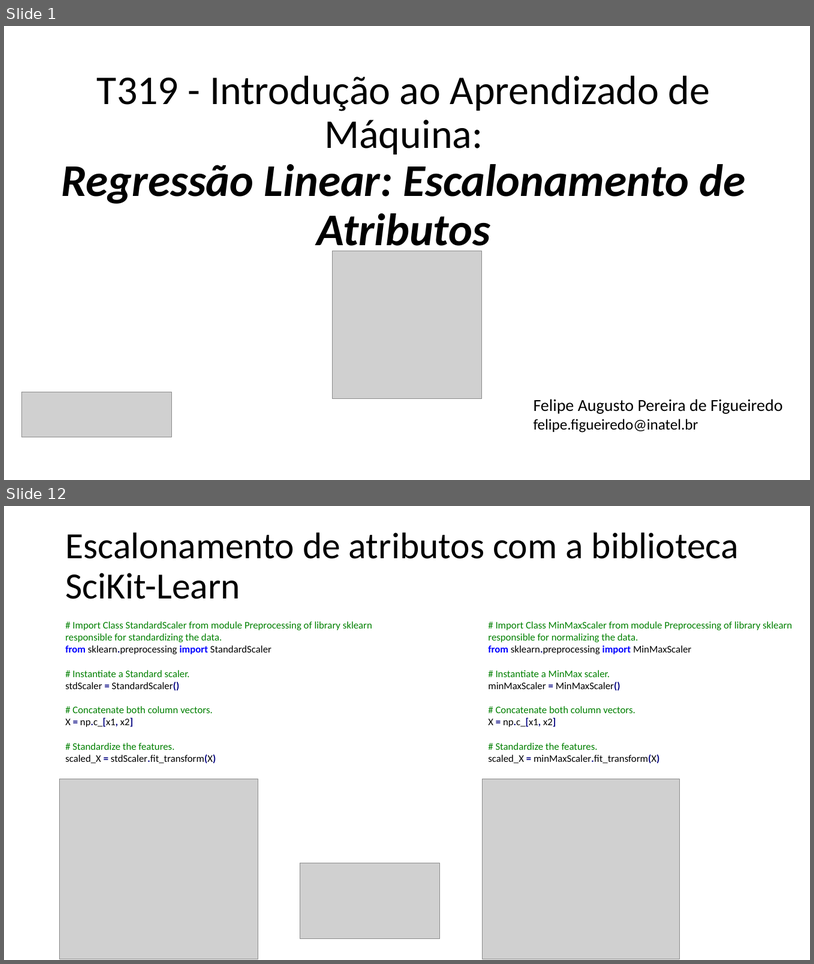
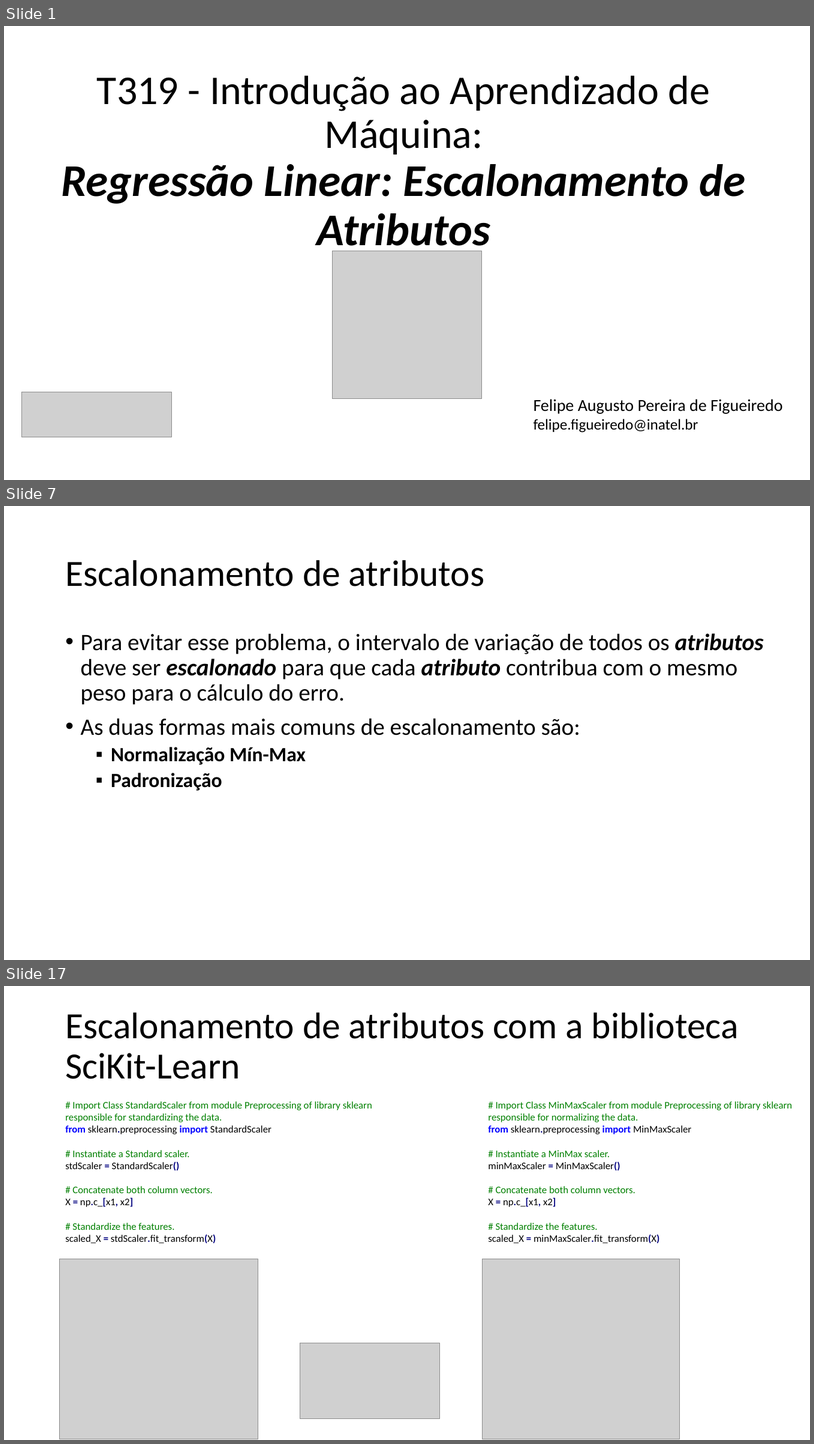
Before and after one commit to zz4fap/t319_aprendizado_de_maquina, a slide deck: slides/T319_Regressão_Linear (Escalonamento de Atributos).pptx. Shown one above the other, each under a label of ours: slides 1 and 12 before the commit, slides 1, 7 and 17 after it; the slides between them are not shown. The pictures are 814x964 and 814x1444 pixels, drawn with LibreOffice and Linux fonts; fonts in the diff are those of the drawing; grey boxes stand for pictures. Boxes give left, top, right and bottom in pixels: in the first picture for what was removed or moved away, otherwise in the second. Text is boxed around its words. In the diff, an @@ line names an element or a change of style, - is before the commit and + after.

```diff
--- a/slides/T319_Regressão_Linear (Escalonamento de Atributos).pptx
+++ b/slides/T319_Regressão_Linear (Escalonamento de Atributos).pptx
@@ slide 7 added at (4,506,810,960), background #FFFFFF @@
@@ title added at (65,560,485,586), 44 pt, text #000000 @@
+Escalonamento de atributos
@@ text added at (81,633,764,790), 28 pt, text #000000 @@
+• Para evitar esse problema, o intervalo de variação de todos os atributos deve ser escalonado para que cada atributo contribua com o mesmo peso para o cálculo do erro.
+• As duas formas mais comuns de escalonamento são:
+  ▪ Normalização Mín-Max
+  ▪ Padronização
@@ what was slide 12 is now slide 17 @@
```
Also in this commit, not shown: 10 slides changed, 4 other slides added, 1 other file.
